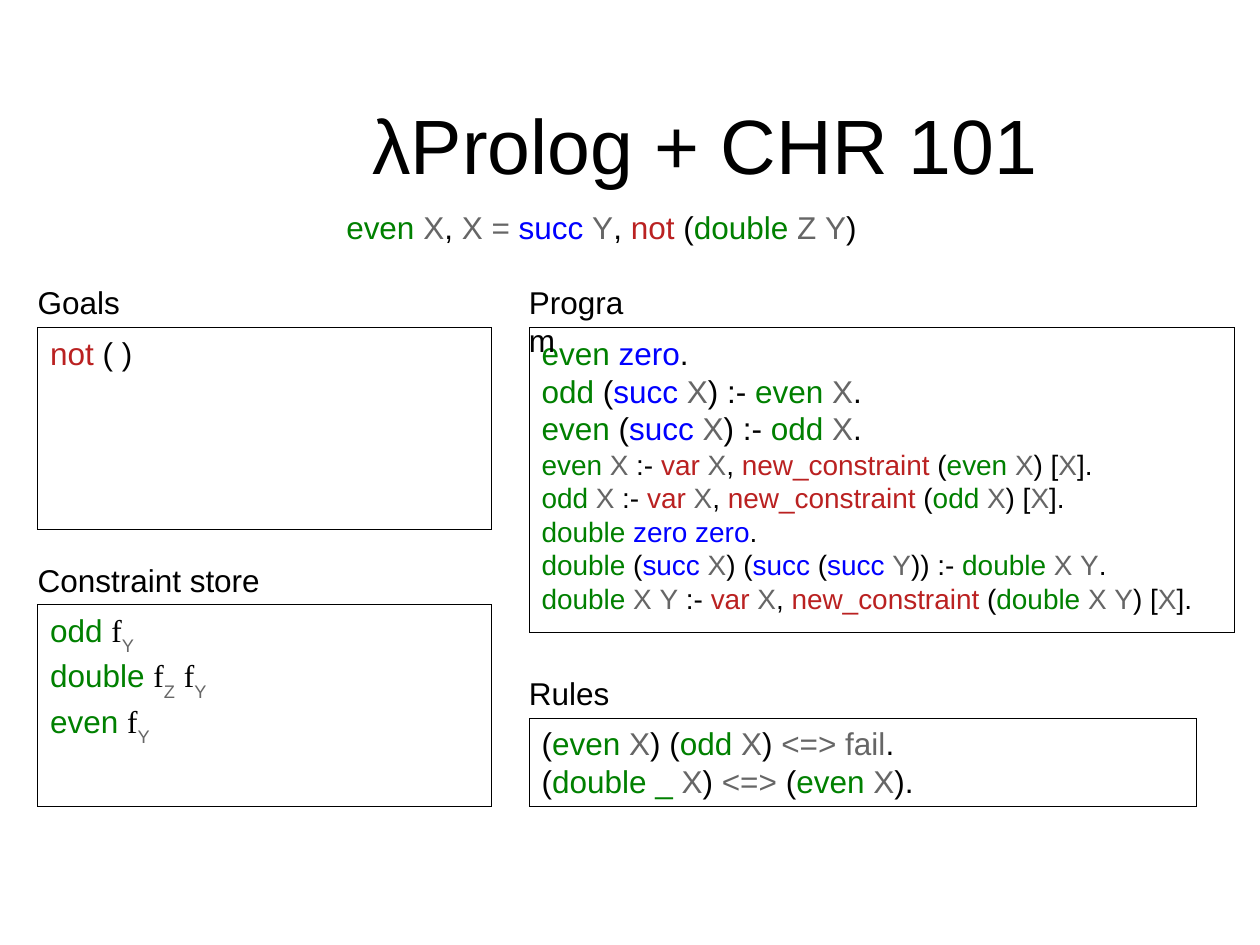
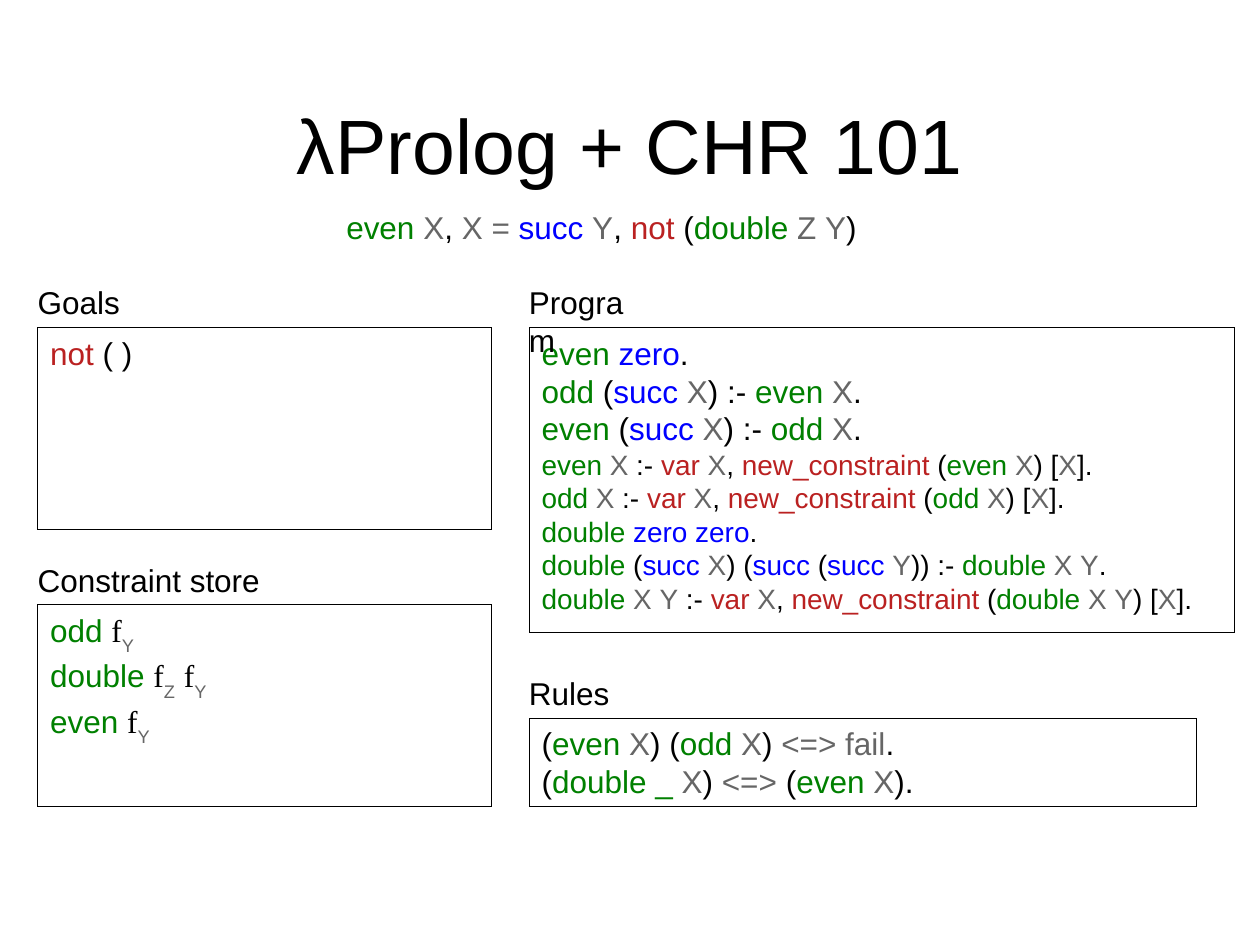
Before and after one commit to gares/mlws18, a slide deck: slide 27 of slides.odp. Drawn at 1260x945 pixels with LibreOffice and Linux fonts; fonts in the diff are those of the drawing; background and template pictures are left out. Boxes give left, top, right and bottom in pixels: in the first picture for what was removed or moved away, otherwise in the second. Text is boxed around its words. In the diff, an @@ line names an element or a change of style, - is before the commit and + after.

```diff
--- a/slides.odp
+++ b/slides.odp
@@ title "λProlog + CHR 101": place and size @@
-title "λProlog + CHR 101" at (372, 118, 1037, 189)
+title "λProlog + CHR 101" at (297, 118, 962, 189)
```
Also in this commit, not shown: 41 other slides changed, 1 slide added, 3 other files.
